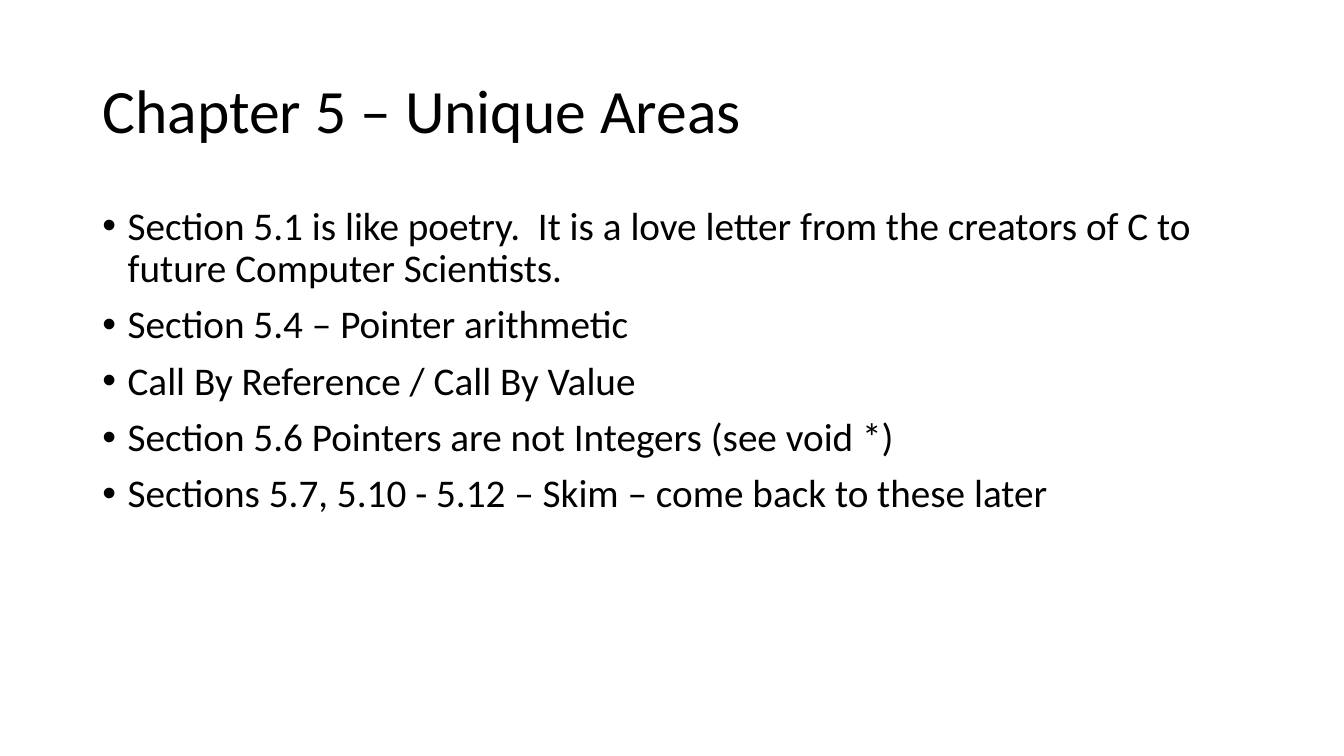
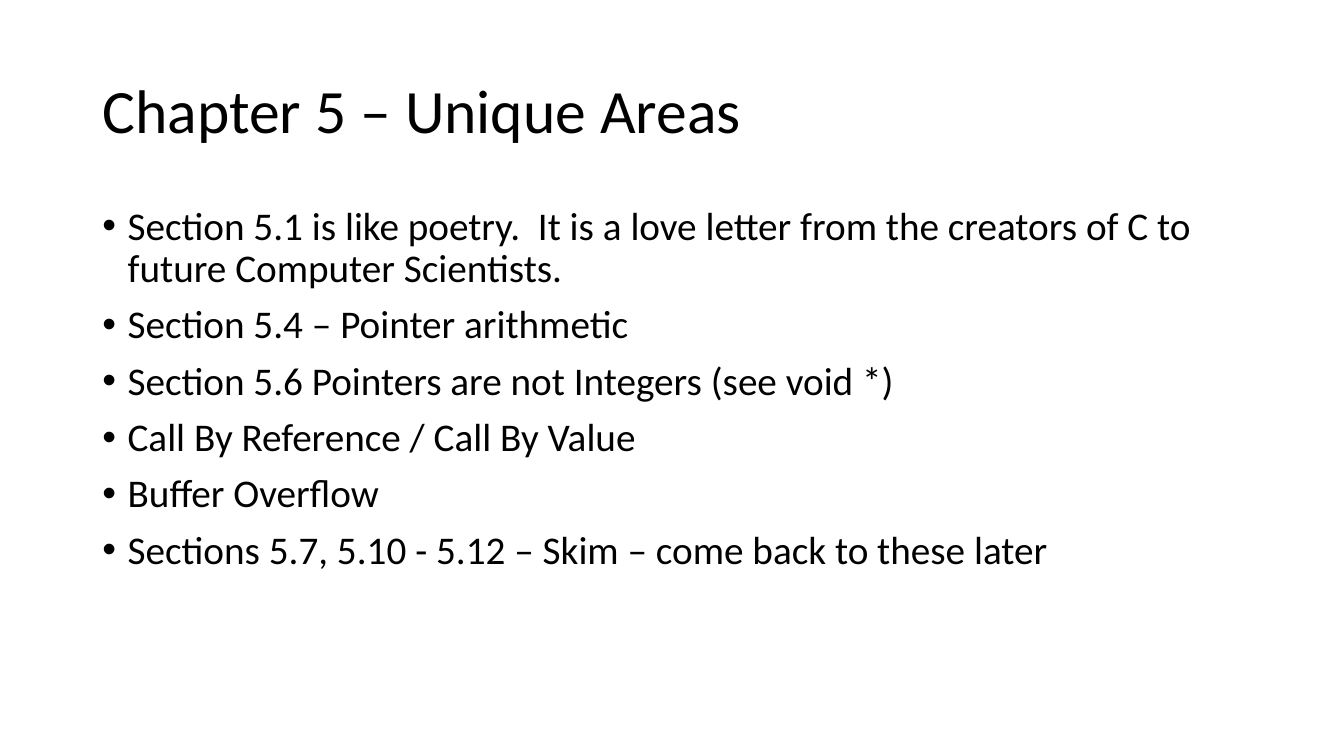
Before and after one commit to csev/cc4e, a slide deck: slide 2 of lectures/KR-5.pptx. Drawn at 1344x756 pixels with LibreOffice and Linux fonts; fonts in the diff are those of the drawing. Boxes give left, top, right and bottom in pixels: in the first picture for what was removed or moved away, otherwise in the second. Text is boxed around its words. In the diff, an @@ line names an element or a change of style, - is before the commit and + after.

```diff
--- a/lectures/KR-5.pptx
+++ b/lectures/KR-5.pptx
@@ text at box(128, 366, 854, 402): paragraph added @@
+• Section 5.6 Pointers are not Integers (see void *)
@@ text at box(128, 480, 379, 508): text changed @@
-• Section 5.6 Pointers are not Integers (see void *)
+• Buffer Overflow
```
Also in this commit, not shown: 3 other slides changed, 5 slides added, 1 slide removed, 2 other files.
